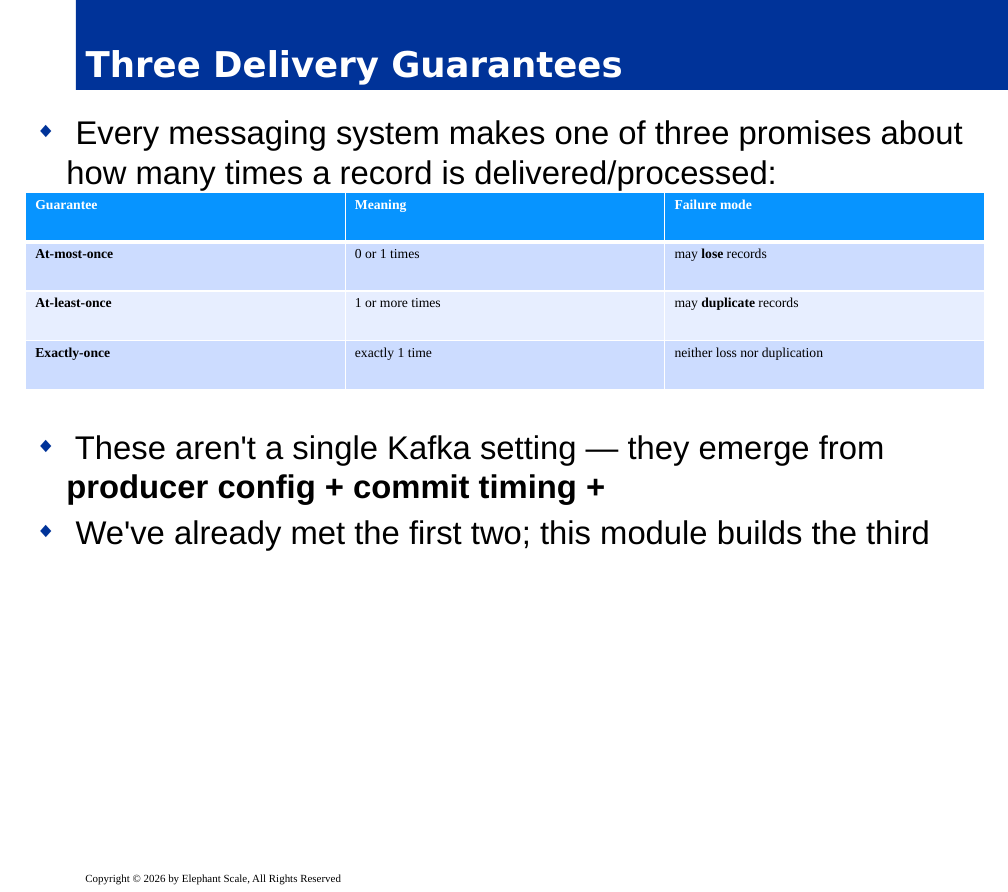
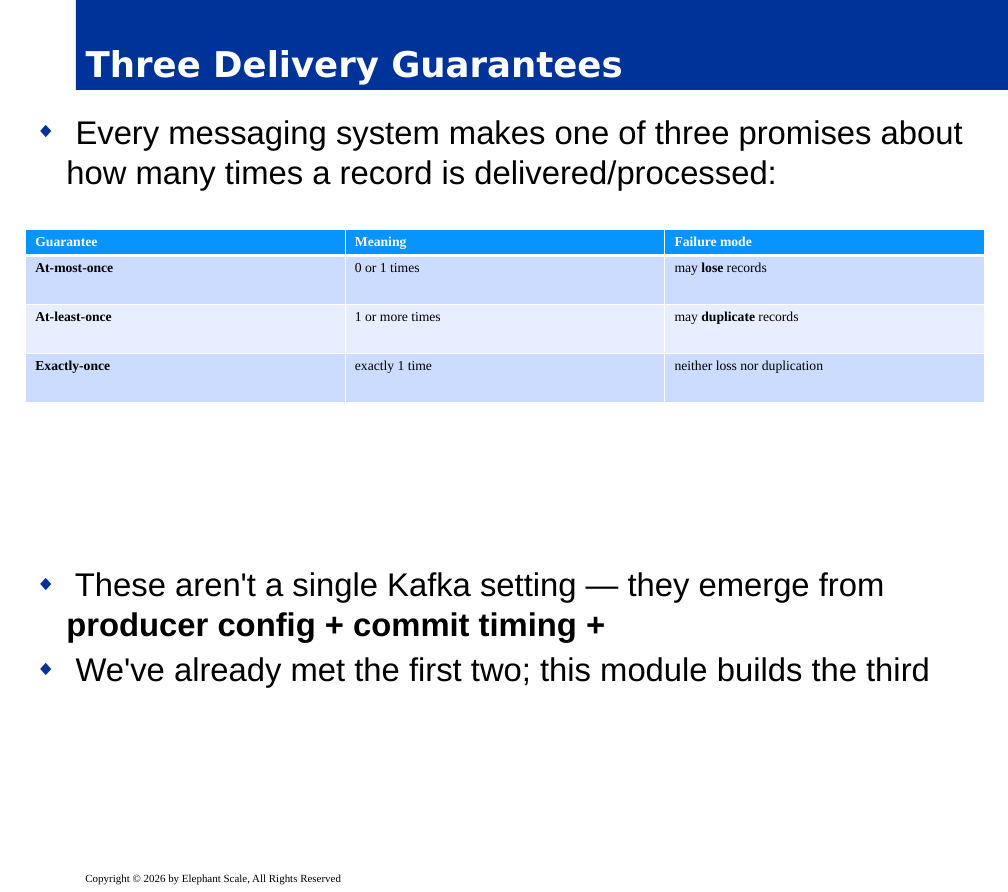
Before and after one commit to elephantscale/Apache-Kafka-for-Developers, a slide deck: slide 3 of slides/release/07__inter-3-delivery-transactions.pptx. Drawn at 1008x892 pixels with LibreOffice and Linux fonts; fonts in the diff are those of the drawing; background and template pictures are left out. Boxes give left, top, right and bottom in pixels: in the first picture for what was removed or moved away, otherwise in the second. Text is boxed around its words. In the diff, an @@ line names an element or a change of style, - is before the commit and + after.

```diff
--- a/slides/release/07__inter-3-delivery-transactions.pptx
+++ b/slides/release/07__inter-3-delivery-transactions.pptx
@@ text "Every messaging system makes one ..." rewrapped from [66, 120, 963, 551] to [66, 120, 963, 688] @@
@@ table: place and size @@
-table at [26, 193, 984, 389]
+table at [26, 229, 984, 416]
```
Also in this commit, not shown: 7 other slides changed.
